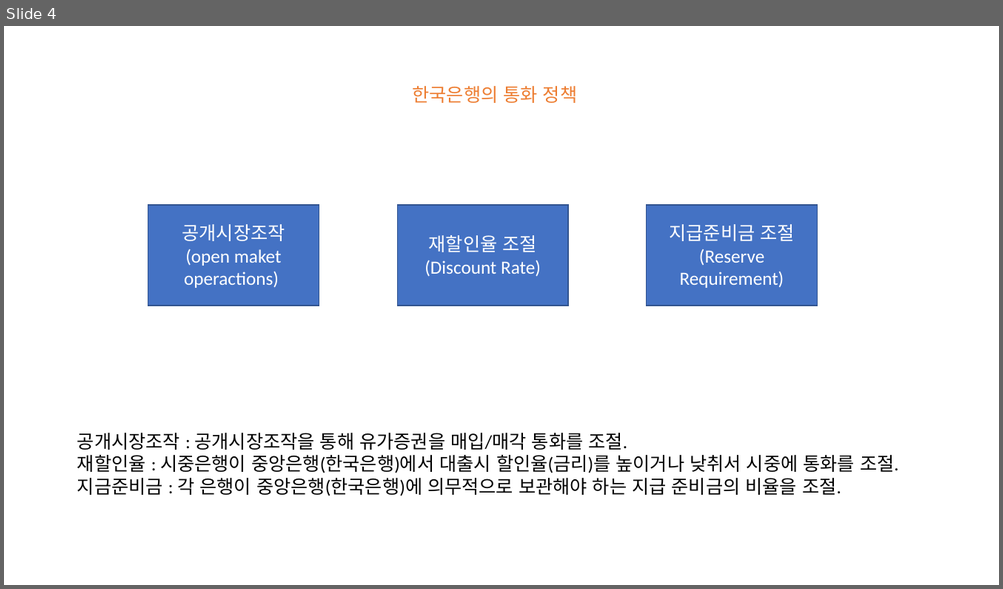
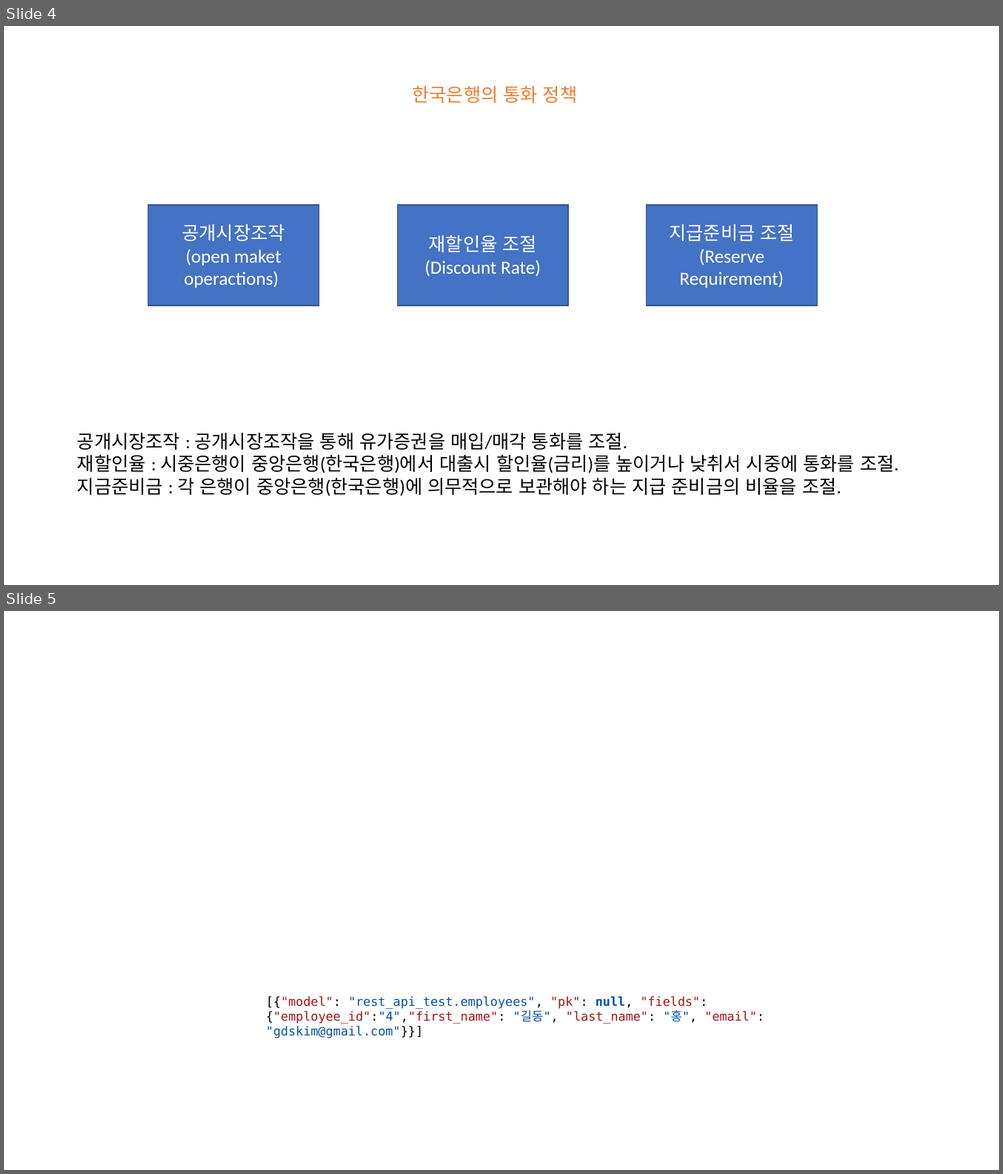
Before and after one commit to dongsikkim-1/workspace, a slide deck: django oracle 연동.pptx. Shown one above the other, each under a label of ours: slide 4 before the commit, slides 4 and 5 after it. The pictures are 1003x589 and 1003x1174 pixels, drawn with LibreOffice and Linux fonts; fonts in the diff are those of the drawing; background and template pictures are left out. Boxes give left, top, right and bottom in pixels: in the first picture for what was removed or moved away, otherwise in the second. Text is boxed around its words. In the diff, an @@ line names an element or a change of style, - is before the commit and + after.

```diff
--- a/django oracle 연동.pptx
+++ b/django oracle 연동.pptx
@@ slide 5 added at <box>4,611,999,1170</box>, background picture (left out) @@
@@ text added at <box>266,997,764,1039</box>, 12 pt, text #A31515 @@
+[{"model": "rest_api_test.employees", "pk": null, "fields": {"employee_id":"4","first_name": "길동", "last_name": "홍", "email":
+"gdskim@gmail.com"}}]
```
Also in this commit, not shown: 1 other file.
